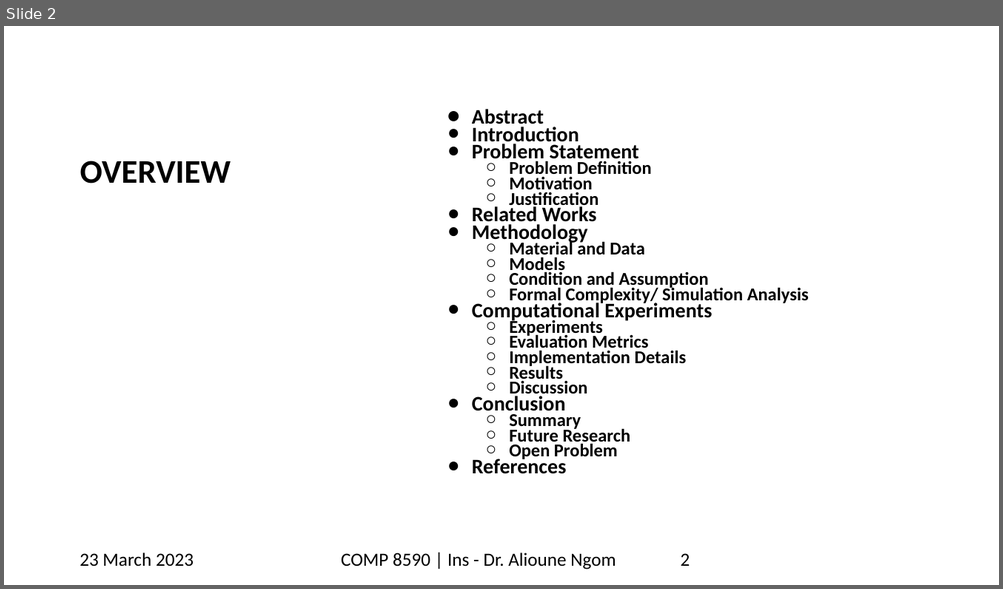
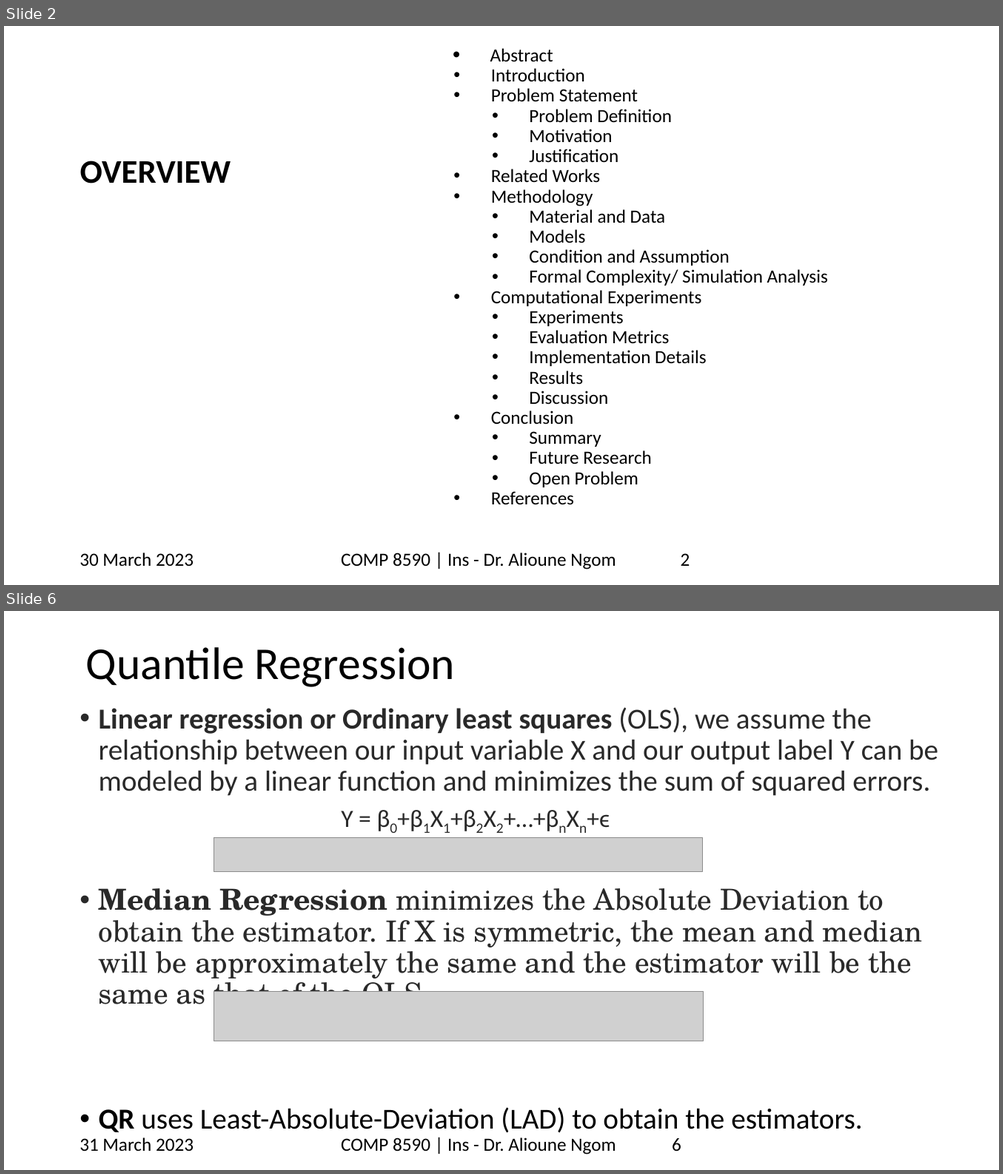
Before and after one commit to mayankkom-dev/stats_final_proj, a slide deck: uwindsortemp_yellowstripe_widescreen (1).pptx. Shown one above the other, each under a label of ours: slide 2 before the commit, slides 2 and 6 after it; the slides between them are not shown. The pictures are 1003x589 and 1003x1174 pixels, drawn with LibreOffice and Linux fonts; fonts in the diff are those of the drawing; grey boxes stand for pictures; background and template pictures are left out. Boxes give left, top, right and bottom in pixels: in the first picture for what was removed or moved away, otherwise in the second. Text is boxed around its words. In the diff, an @@ line names an element or a change of style, - is before the commit and + after.

```diff
--- a/uwindsortemp_yellowstripe_widescreen (1).pptx
+++ b/uwindsortemp_yellowstripe_widescreen (1).pptx
@@ slide 6 added at box(4, 611, 999, 1170), background #FFFFFF @@
@@ title added at box(86, 647, 455, 687), 44 pt, text #000000 @@
+Quantile Regression
@@ text added at box(99, 707, 938, 1133), 28 pt, text #292929 @@
+• Linear regression or Ordinary least squares (OLS), we assume the relationship between our input variable X and our output label Y can be modeled by a linear function and minimizes the sum of squared errors.
+  Y = β0+β1X1+β2X2+…+βnXn+ϵ
+• Median Regression minimizes the Absolute Deviation to obtain the estimator. If X is symmetric, the mean and median will be approximately the same and the estimator will be the same as that of the OLS
+• QR uses Least-Absolute-Deviation (LAD) to obtain the estimators.
@@ picture added at box(214, 838, 703, 872) @@
@@ picture added at box(214, 992, 703, 1042) @@
@@ text added at box(79, 1138, 193, 1151), 18 pt, text #000000 @@
+31 March 2023
@@ text added at box(341, 1138, 615, 1155), 18 pt, text #000000 @@
+COMP 8590 | Ins - Dr. Alioune Ngom
@@ page number added at box(671, 1139, 681, 1152), 18 pt, text #000000 @@
+6
@@ slide 2 changed as well @@
@@ text "Abstract": place and size @@
-text "Abstract" at box(472, 109, 808, 474)
+text "Abstract" at box(490, 48, 828, 506)
@@ text "Abstract" at box(490, 48, 828, 506): size 20 to 18 pt in "Abstract", "Introduction", "Problem Statement", "Related Works" and 4 more places; bold off; size 17.5 to 18 pt in "Problem Definition", "Motivation", "Justification", "Material and Data" and 11 more places; bullet ● to •; line spacing 0.7 to 0.9; bullet ○ to • @@
@@ text at box(79, 553, 193, 566): text changed @@
-23 March 2023
+30 March 2023
```
Also in this commit, not shown: 29 other slides changed, 5 other slides added, 2 slides removed.
